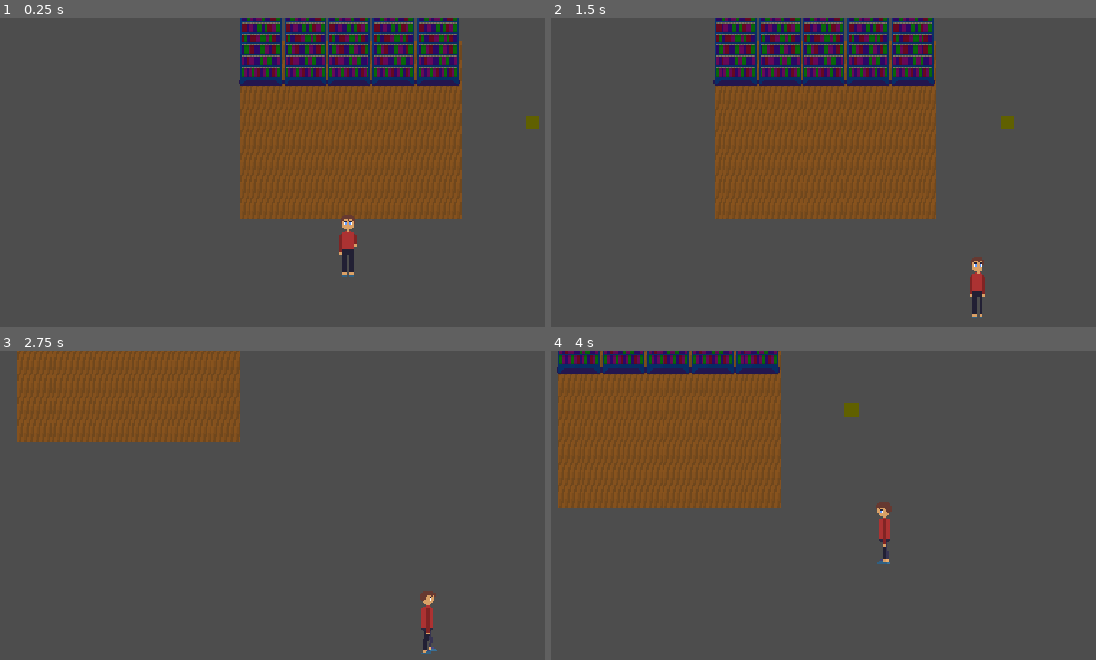
Above: before the commit, frames 1-4 (two rows, left to right).
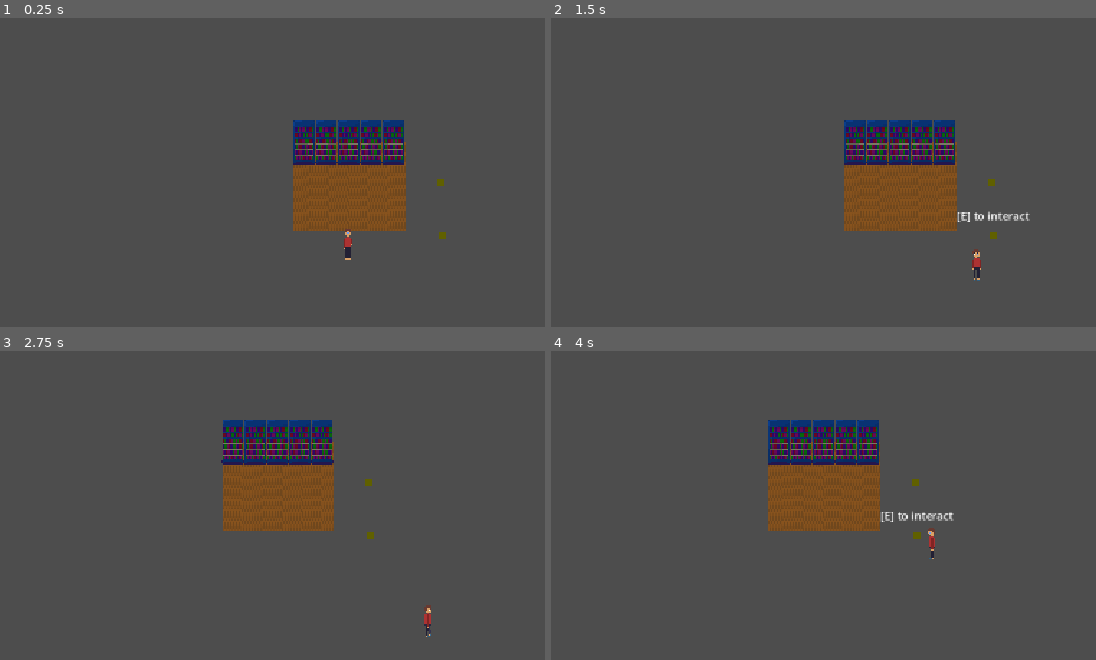
Above: after the commit, the same moments.

Repository: X-A-O-C/simmarket
Game: Godot game, scene res://scene/game.tscn
The game is run twice, just before and just after one commit, with the same random seed, the same clock (stepped at 60 frames per second) and the same inputs.
Inputs:
- Up to frame 1 (0.25 s): no input
- Up to frame 2 (1.5 s): tap Enter at 0.5 s; hold D (right) 0.53-1.28 s; hold E (interact) 0.53-1.28 s; hold S (down) from 1.28 s (still down); tap E (interact) at 1.35 s
- Up to frame 3 (2.75 s): release S (down) at 2.03 s; hold D (right) from 2.03 s (still down); hold E (interact) from 2.03 s (still down)
- Up to frame 4 (4 s): release D (right) at 2.78 s; release E (interact) at 2.78 s; hold W (up) 2.78-3.53 s; tap E (interact) at 2.85 s; hold A (left) from 3.53 s (still down); hold E (interact) from 3.53 s (still down)

The runs differ from the first frame. In frame 1, 24% of the frame differs, in the area x 43-99%, y 0-84%; in frame 2, 26%; in frame 3, 19%; in frame 4, 28%, in the area x 1-74%, y 0-69%.

Commit message:
fix chest interact print output

Diff:
--- a/supermarket/code/interaction/interaction_manager.gd
+++ b/supermarket/code/interaction/interaction_manager.gd
@@ -21,7 +21,7 @@
     active_areas.sort_custom(_sort_by_distance_to_player)
     label.text = base_text + active_areas[0].action_name
     label.global_position = active_areas[0].global_position
-    label.global_position.y -= 36
+    label.global_position.y -= 40
     label.global_position.x -= label.size.x / 2
     label.show()
   else:
--- a/supermarket/scene/game.tscn
+++ b/supermarket/scene/game.tscn
@@ -115,3 +115,6 @@
 
 [node name="Chest" parent="--- interactable objects ---" unique_id=526981174 instance=ExtResource("4_xwcet")]
 position = Vector2(126, -91)
+
+[node name="Chest2" parent="--- interactable objects ---" unique_id=382116633 instance=ExtResource("4_xwcet")]
+position = Vector2(128, -15)
--- a/supermarket/scene/interaction/objects/chest.tscn
+++ b/supermarket/scene/interaction/objects/chest.tscn
@@ -1,6 +1,7 @@
 [gd_scene format=3 uid="uid://b8c2egk7h2o1n"]
 
 [ext_resource type="PackedScene" uid="uid://crai15mjvnsga" path="res://scene/interaction/interaction_area/interaction_area.tscn" id="1_fnl5d"]
+[ext_resource type="Script" uid="uid://dcx1q31dhuvv5" path="res://code/interaction/objects/chest.gd" id="1_hc2bs"]
 
 [sub_resource type="RectangleShape2D" id="RectangleShape2D_u0ype"]
 size = Vector2(10, 10)
@@ -9,6 +10,7 @@
 radius = 25.019993
 
 [node name="Chest" type="Area2D" unique_id=526981174]
+script = ExtResource("1_hc2bs")
 
 [node name="ColorRect" type="ColorRect" parent="." unique_id=1006266556]
 offset_right = 10.0
@@ -19,7 +21,8 @@
 position = Vector2(5, 5)
 shape = SubResource("RectangleShape2D_u0ype")
 
-[node name="InteractionArea" parent="CollisionShape2D" unique_id=297106394 instance=ExtResource("1_fnl5d")]
+[node name="InteractionArea" parent="." unique_id=297106394 instance=ExtResource("1_fnl5d")]
+position = Vector2(5, 5)
 
-[node name="CollisionShape2D" type="CollisionShape2D" parent="CollisionShape2D/InteractionArea" unique_id=1216329815]
+[node name="CollisionShape2D" type="CollisionShape2D" parent="InteractionArea" unique_id=1216329815]
 shape = SubResource("CircleShape2D_u0ype")
--- a/supermarket/scene/player.tscn
+++ b/supermarket/scene/player.tscn
@@ -230,6 +230,5 @@
 animation = &"activation_down"
 
 [node name="Camera2D" type="Camera2D" parent="." unique_id=1840913227]
-zoom = Vector2(2, 2)
 drag_horizontal_enabled = true
 drag_vertical_enabled = true
